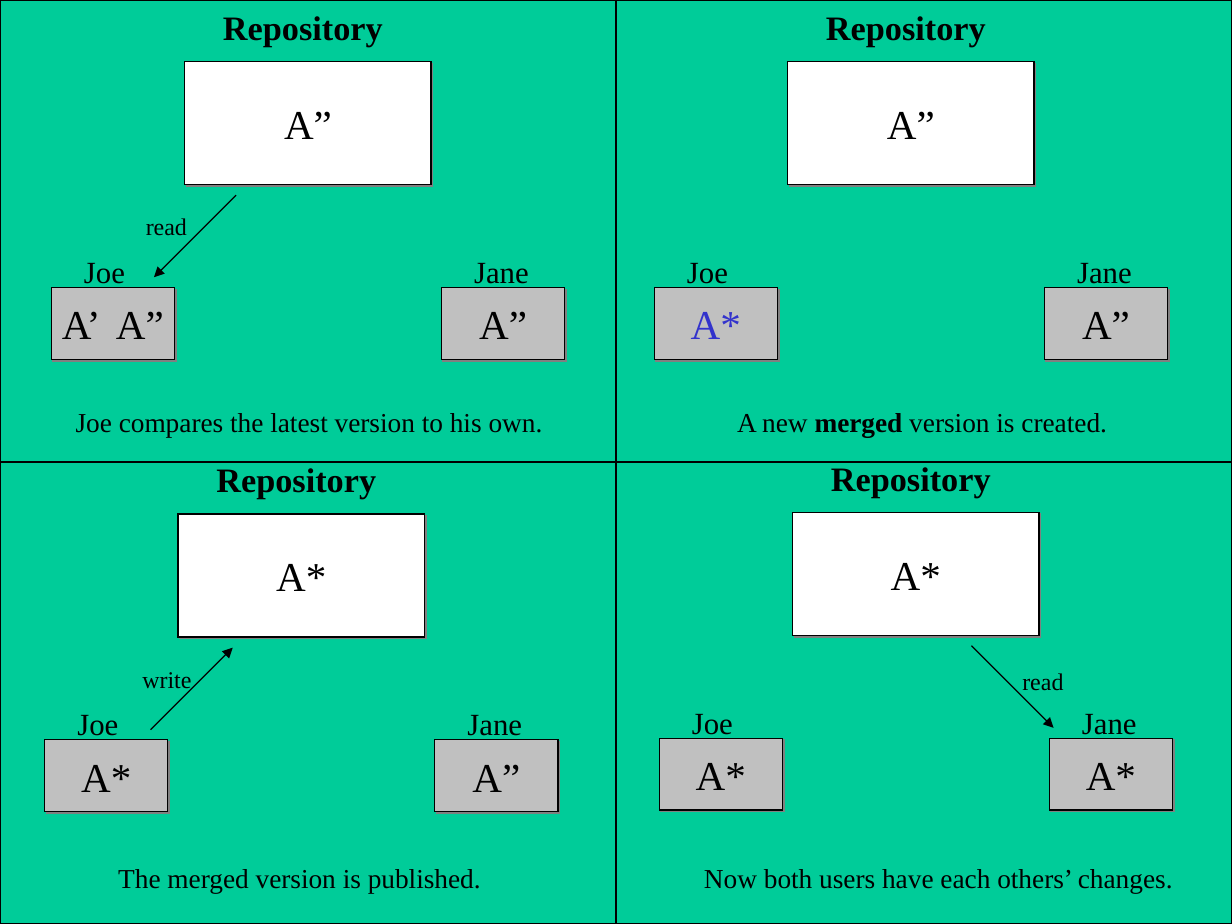
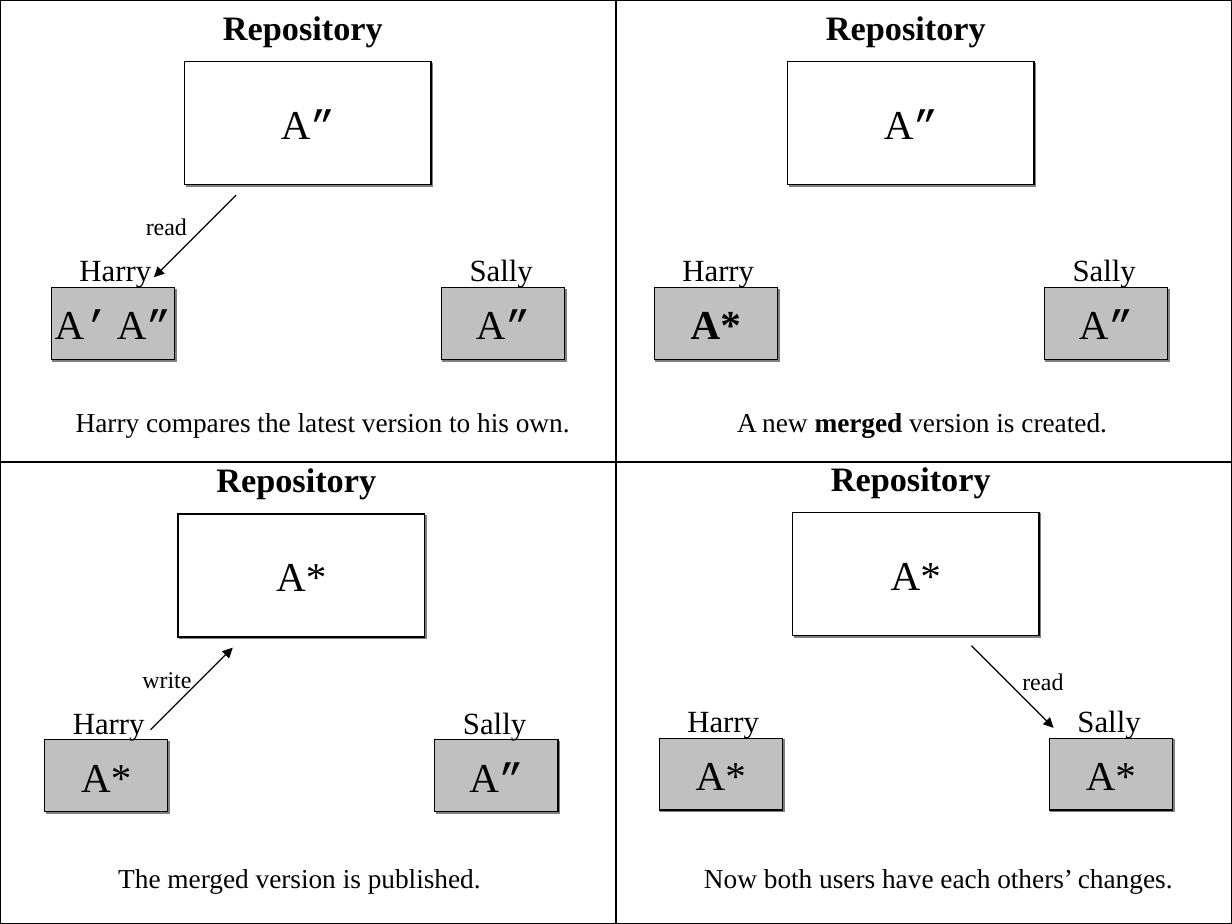
Before and after one commit to Aleksej97/source, a slide deck: slide 5 of src/book/book/images/VersioningModels.ppt. Drawn at 1232x924 pixels with LibreOffice and Linux fonts; fonts in the diff are those of the drawing. Boxes give left, top, right and bottom in pixels: in the first picture for what was removed or moved away, otherwise in the second. Text is boxed around its words. In the diff, an @@ line names an element or a change of style, - is before the commit and + after.

```diff
--- a/src/book/book/images/VersioningModels.ppt
+++ b/src/book/book/images/VersioningModels.ppt
@@ text added at (x1=79, y1=260, x2=151, y2=288), 18 pt, text #000000 @@
+Harry
@@ text removed at (x1=84, y1=263, x2=125, y2=289) @@
-Joe
@@ text added at (x1=470, y1=259, x2=533, y2=288), 18 pt, text #000000 @@
+Sally
@@ text removed at (x1=474, y1=263, x2=529, y2=289) @@
-Jane
@@ text added at (x1=682, y1=260, x2=754, y2=288), 18 pt, text #000000 @@
+Harry
@@ text removed at (x1=687, y1=263, x2=728, y2=289) @@
-Joe
@@ text added at (x1=1073, y1=259, x2=1136, y2=288), 18 pt, text #000000 @@
+Sally
@@ text removed at (x1=1077, y1=263, x2=1132, y2=289) @@
-Jane
@@ rectangle "A’ A”" at (x1=52, y1=287, x2=175, y2=359): font Times New Roman to Courier New in "A’ A”" @@
@@ rectangle "A*" at (x1=654, y1=287, x2=777, y2=359): text colour #3333CC to #000000, bold on @@
@@ text at (x1=76, y1=413, x2=570, y2=437): text changed @@
-Joe compares the latest version to his own.
+Harry compares the latest version to his own.
@@ fill #00CC99 to none in 4 elements at (x1=0, y1=0, x2=616, y2=462), (x1=616, y1=0, x2=1232, y2=462), (x1=0, y1=462, x2=616, y2=924), (x1=616, y1=462, x2=1232, y2=924) @@
@@ text added at (x1=73, y1=713, x2=145, y2=740), 18 pt, text #000000 @@
+Harry
@@ text removed at (x1=77, y1=715, x2=118, y2=741) @@
-Joe
@@ text added at (x1=463, y1=712, x2=526, y2=740), 18 pt, text #000000 @@
+Sally
@@ text removed at (x1=467, y1=715, x2=522, y2=741) @@
-Jane
@@ text added at (x1=687, y1=711, x2=759, y2=738), 18 pt, text #000000 @@
+Harry
@@ text removed at (x1=692, y1=714, x2=733, y2=740) @@
-Joe
@@ text added at (x1=1077, y1=710, x2=1140, y2=738), 18 pt, text #000000 @@
+Sally
@@ text removed at (x1=1082, y1=714, x2=1137, y2=740) @@
-Jane
@@ font Times New Roman to Courier New in "A”" in 5 elements at (x1=185, y1=62, x2=431, y2=185), (x1=441, y1=287, x2=564, y2=359), (x1=787, y1=62, x2=1034, y2=185), (x1=1045, y1=287, x2=1168, y2=359), (x1=435, y1=740, x2=558, y2=812) @@
```
Also in this commit, not shown: 6 other slides changed, 14 other files.
